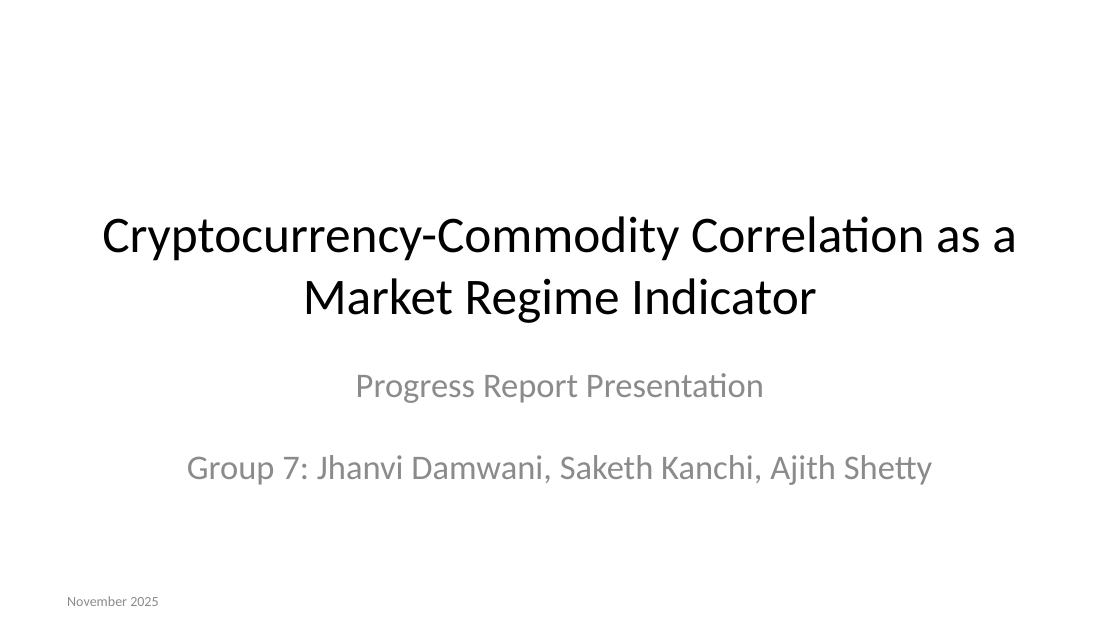
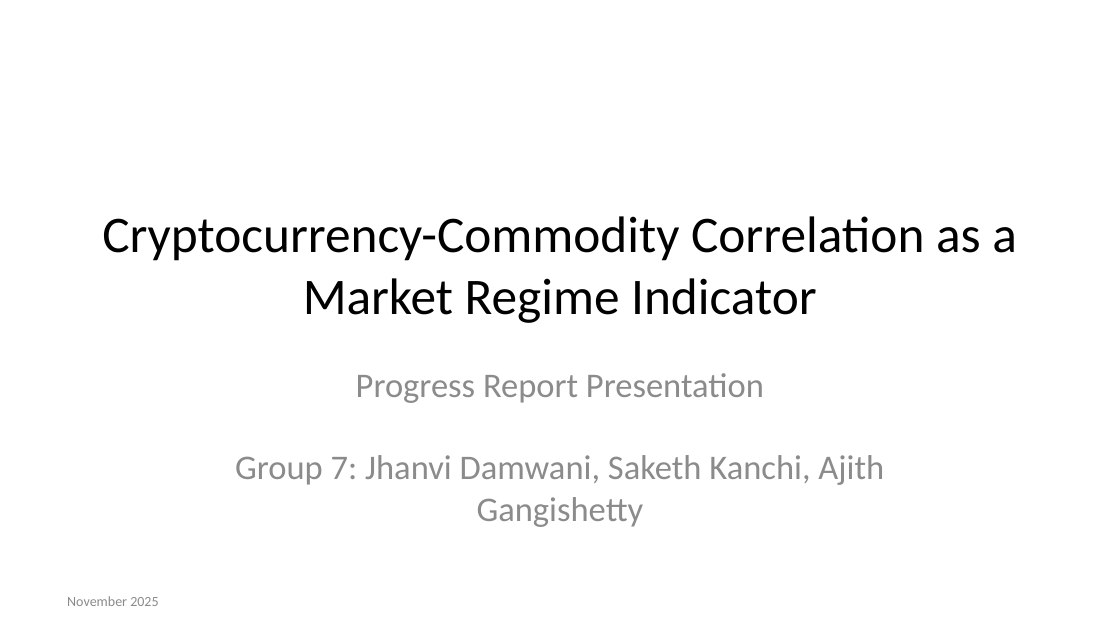
Before and after one commit to SakethKanchi/Cryptocurrency_Commodity_Correlation, a slide deck: slide 1 of presentation.pptx. Drawn at 1120x630 pixels with LibreOffice and Linux fonts; fonts in the diff are those of the drawing. Boxes give left, top, right and bottom in pixels: in the first picture for what was removed or moved away, otherwise in the second. Text is boxed around its words. In the diff, an @@ line names an element or a change of style, - is before the commit and + after.

```diff
--- a/presentation.pptx
+++ b/presentation.pptx
@@ subtitle at (235,373,884,527): text changed @@
-Progress Report Presentation
-Group 7: Jhanvi Damwani, Saketh Kanchi, Ajith Shetty
+Progress Report Presentation
+Group 7: Jhanvi Damwani, Saketh Kanchi, Ajith Gangishetty
```
Also in this commit, not shown: 11 other slides changed, 1 slide added, 5 slides removed, 34 other files.
